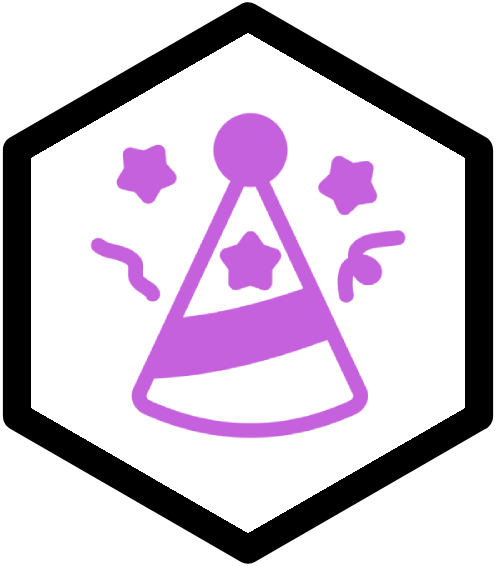
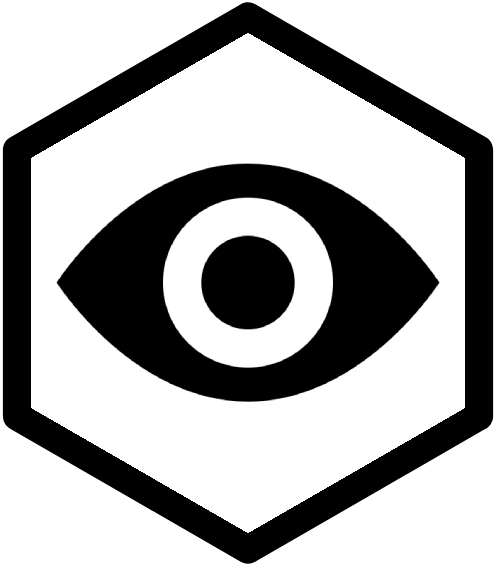
Layers edited between the first and the second (496, 566) image:
added layer "noun-eye-2885546" above "noun-5346953" over box(56, 163, 440, 402)
hid "noun-5346953" over box(90, 112, 406, 439)
showed "Off" over box(33, 39, 463, 527)
hid "On" over box(33, 39, 463, 527)
